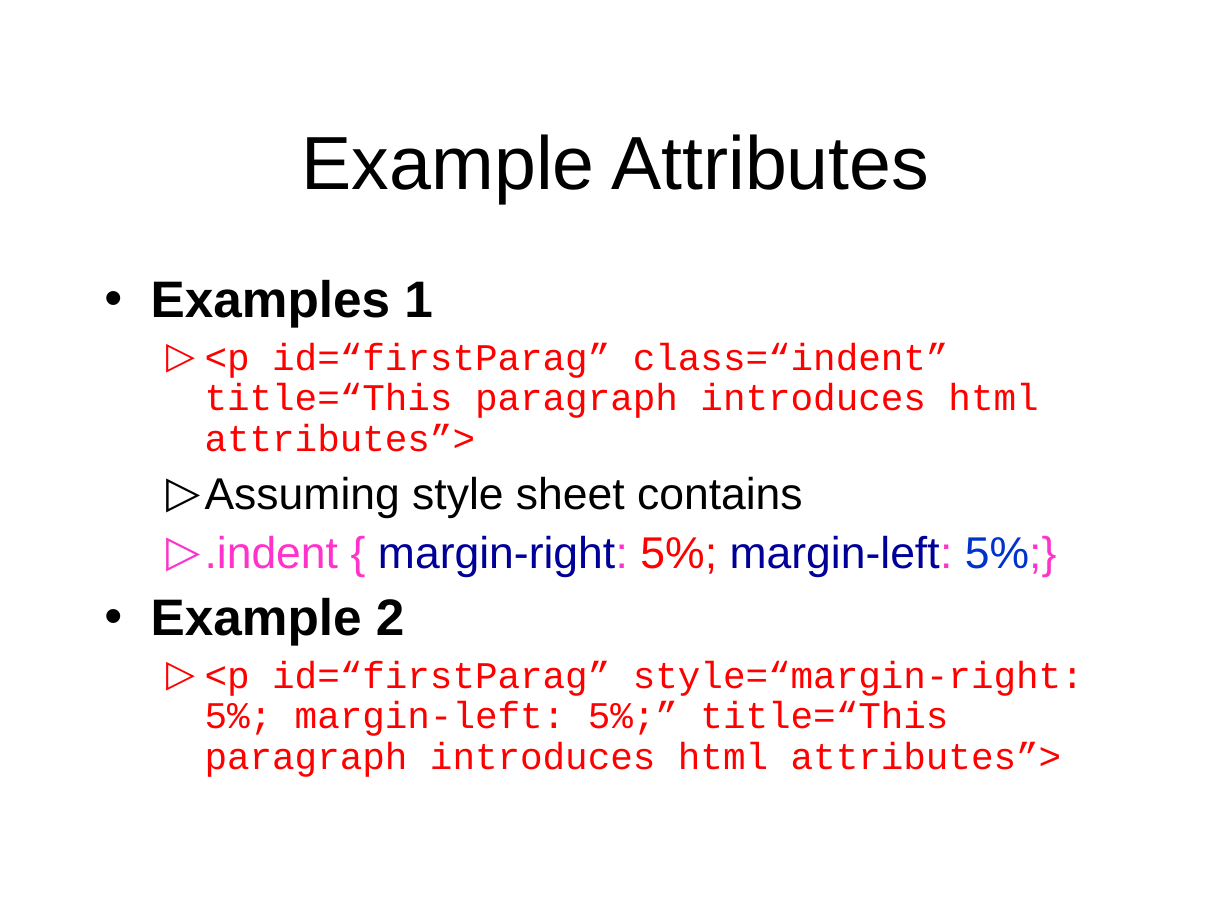
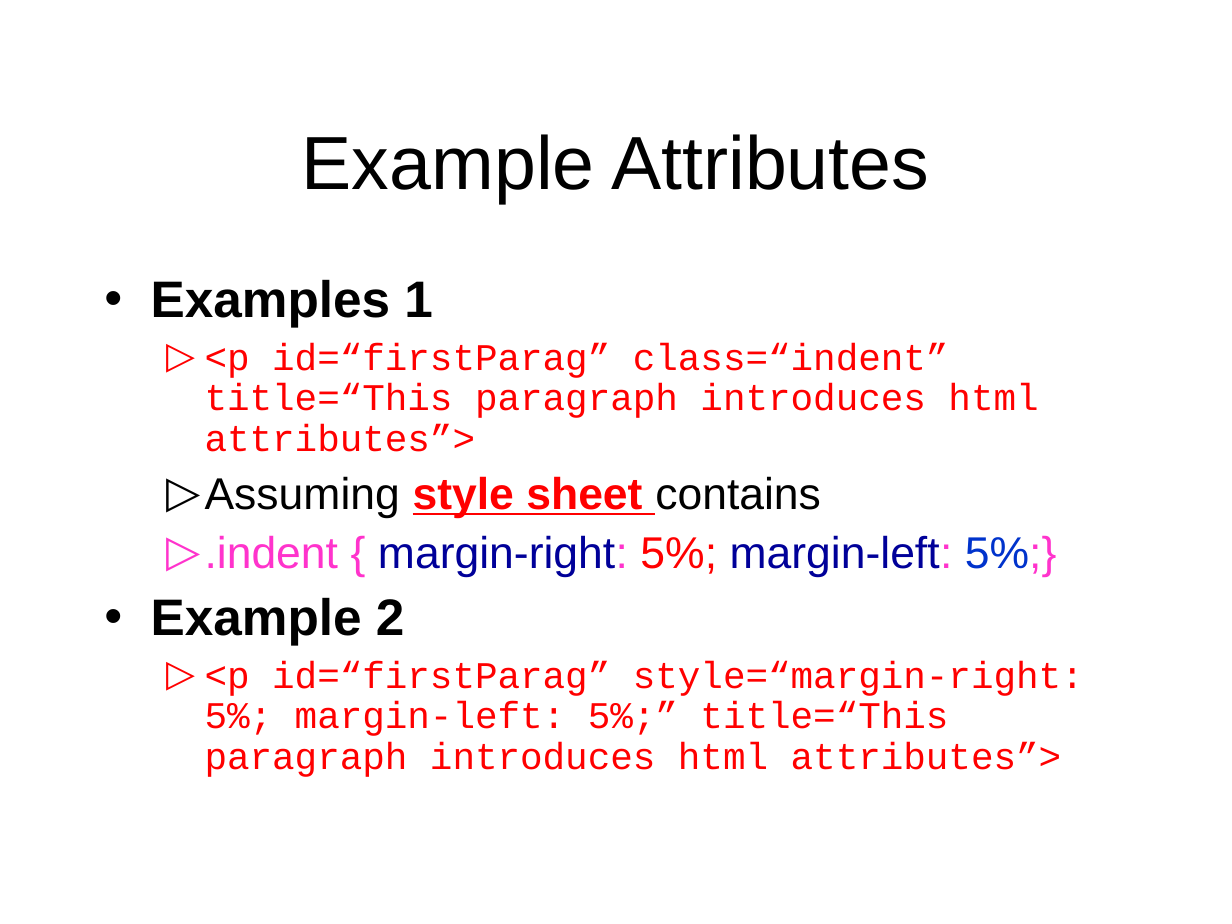
Before and after one commit to octaviordz/zjnu2017.github.io, a slide deck: slide 29 of WAD/lectures/020--HTML.Fundamentals.ppt. Drawn at 1232x924 pixels with LibreOffice and Linux fonts; fonts in the diff are those of the drawing. Boxes give left, top, right and bottom in pixels: in the first picture for what was removed or moved away, otherwise in the second. Text is boxed around its words. In the diff, an @@ line names an element or a change of style, - is before the commit and + after.

```diff
--- a/WAD/lectures/020--HTML.Fundamentals.ppt
+++ b/WAD/lectures/020--HTML.Fundamentals.ppt
@@ text at [205, 476, 821, 518]: text colour #000000 to #FF0000, bold on, underline on in "style sheet" @@
```
Also in this commit, not shown: 6 other slides changed, 37 slides added, 1 slide removed, 1 other file.
